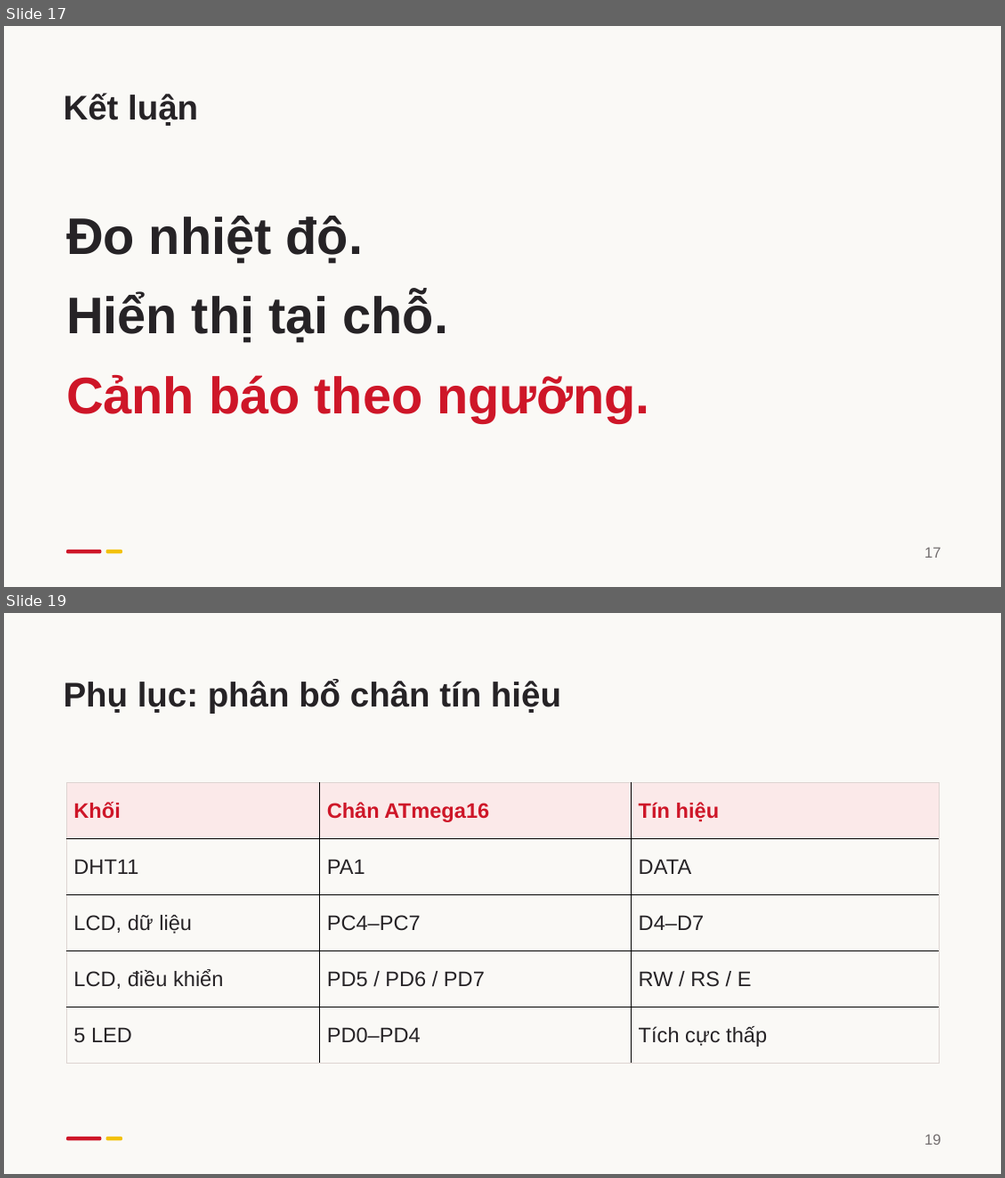
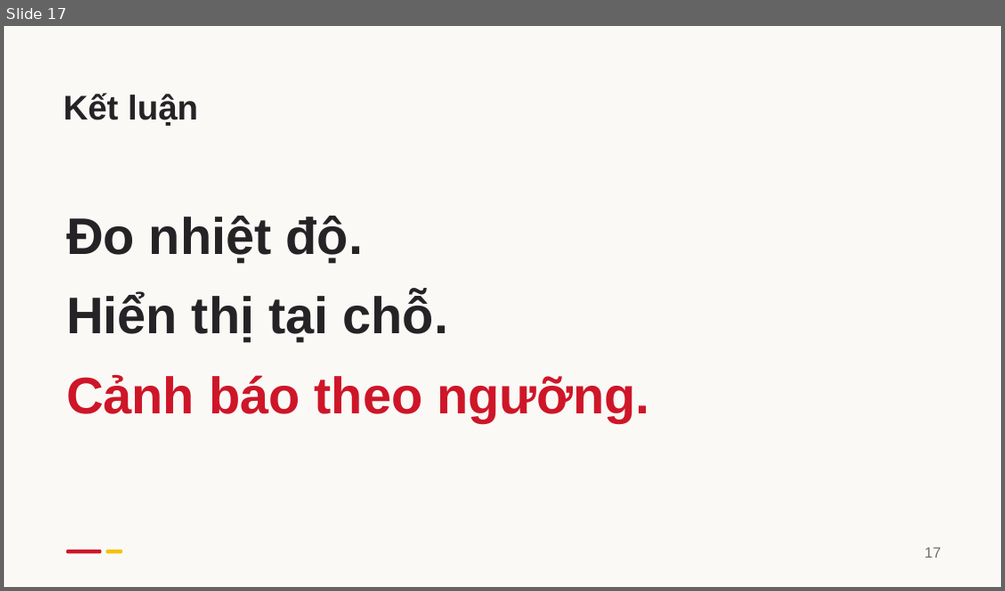
Before and after one commit to kudohieu1209/ET1-DA2, a slide deck: docs/report/slides/DA2_Bao_cao_HUST.pptx. Shown one above the other, each under a label of ours: slides 17 and 19 before the commit, slide 17 after it; the slides between them are not shown. The pictures are 1005x1178 and 1005x591 pixels, drawn with LibreOffice and Linux fonts; fonts in the diff are those of the drawing. Boxes give left, top, right and bottom in pixels: in the first picture for what was removed or moved away, otherwise in the second. Text is boxed around its words. In the diff, an @@ line names an element or a change of style, - is before the commit and + after.

```diff
--- a/docs/report/slides/DA2_Bao_cao_HUST.pptx
+++ b/docs/report/slides/DA2_Bao_cao_HUST.pptx
@@ slide 19 removed at (4, 613, 1001, 1174), background #FAF9F6 @@
@@ text removed at (64, 680, 561, 714) @@
-Phụ lục: phân bổ chân tín hiệu
@@ table removed at (66, 783, 938, 1063), 5 rows, 3 columns @@
-Khối | Chân ATmega16 | Tín hiệu
-DHT11 | PA1 | DATA
-LCD, dữ liệu | PC4–PC7 | D4–D7
-LCD, điều khiển | PD5 / PD6 / PD7 | RW / RS / E
-5 LED | PD0–PD4 | Tích cực thấp
@@ rounded rectangle removed at (66, 1136, 101, 1140) @@
@@ rounded rectangle removed at (105, 1136, 122, 1140) @@
@@ text removed at (924, 1134, 941, 1144) @@
-19
```
Also in this commit, not shown: 9 slides changed, 4 slides added, 6 other slides removed, 7 other files.
